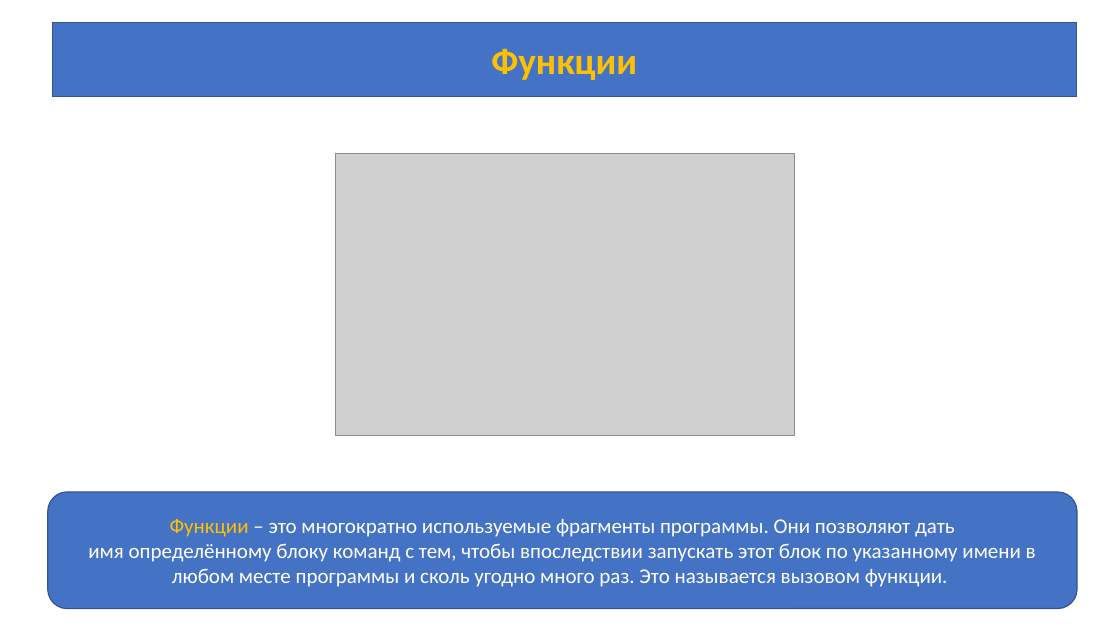
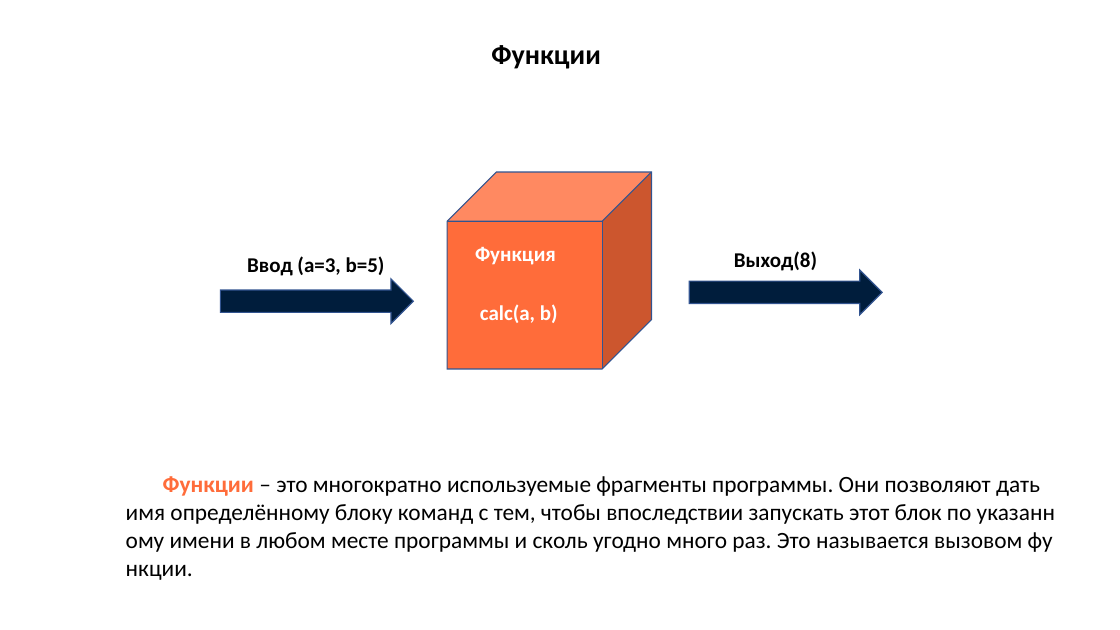
Before and after one commit to azamat7087/python_lessons_ver.2, a slide deck: slide 3 of lesson 5/Lesson_5.pptx. Drawn at 1120x630 pixels with LibreOffice and Linux fonts; fonts in the diff are those of the drawing; grey boxes stand for pictures. Boxes give left, top, right and bottom in pixels: in the first picture for what was removed or moved away, otherwise in the second. Text is boxed around its words. In the diff, an @@ line names an element or a change of style, - is before the commit and + after.

```diff
--- a/lesson 5/Lesson_5.pptx
+++ b/lesson 5/Lesson_5.pptx
@@ text "Функции": place and size @@
-text "Функции" at (52,23,1076,97)
+text "Функции" at (491,45,600,69)
@@ text "Функции" at (491,45,600,69): size 32 to 24 pt, text colour #FFC000 to #000000, letter outline #FFC000 1 pt to none; alignment centre to left; vertical alignment middle to top; fill #4472C4 to none; outline #325491 1 pt to none @@
@@ picture removed at (335,154,794,435) @@
@@ cube added at (447,172,651,369), fill #FF6C3A, outline #325491 1 pt @@
@@ text added at (247,256,385,276), 18 pt, text #000000, bold @@
+Ввод (a=3, b=5)
@@ text added at (475,247,556,265), 18 pt, text #FFFFFF, bold @@
+Функция
@@ text added at (734,251,817,271), 18 pt, text #000000, bold @@
+Выход(8)
@@ right arrow added at (220,279,413,323), fill #001D3C, outline #325491 1 pt @@
@@ right arrow added at (690,270,883,314), fill #001D3C, outline #325491 1 pt @@
@@ text added at (480,304,558,323), 18 pt, text #FFFFFF, bold @@
+calc(a, b)
@@ text "Функции – это многократно используемые ...": place and size @@
-text "Функции – это многократно используемые ..." at (48,492,1077,609)
+text "Функции – это многократно используемые ..." at (126,476,1040,552)
@@ text "Функции – это многократно используемые ..." at (126,476,1040,552): size 18 to 20 pt, text colour #FFFFFF to #000000; text colour #FFC000 to #FF6C3A, bold on in "Функции"; alignment centre to left; vertical alignment middle to top; fill #4472C4 to none; outline #325491 1 pt to none @@
```
Also in this commit, not shown: 4 other slides changed, 6 slides added.
